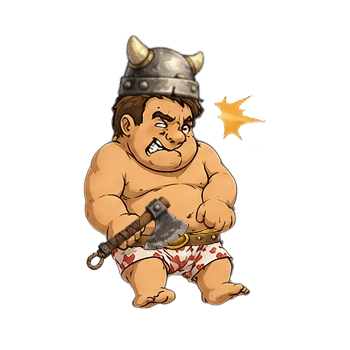
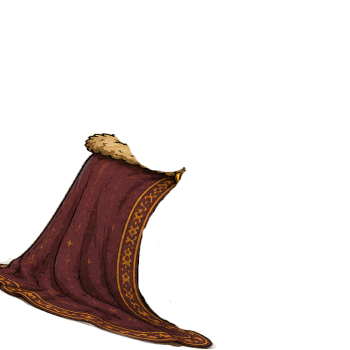
Comparing the layer stacks of the two (350, 350) images. Changes:
renamed "tete" to "1_cape-cote", painted on it over left=0, top=88, right=217, bottom=350
renamed "Main" to "attaque-1-medaillon", hid it, moved it above "attaque-2-casque", painted on it over left=85, top=75, right=260, bottom=251
hid "attaque-2-casque", painted on it over left=97, top=34, right=217, bottom=165
hid "Hache", moved it above "slip de guerre", painted on it over left=85, top=88, right=260, bottom=271
hid "slip de guerre", moved it above "Hodor", painted on it over left=99, top=146, right=258, bottom=251
hid "Hodor" over left=83, top=75, right=267, bottom=309
